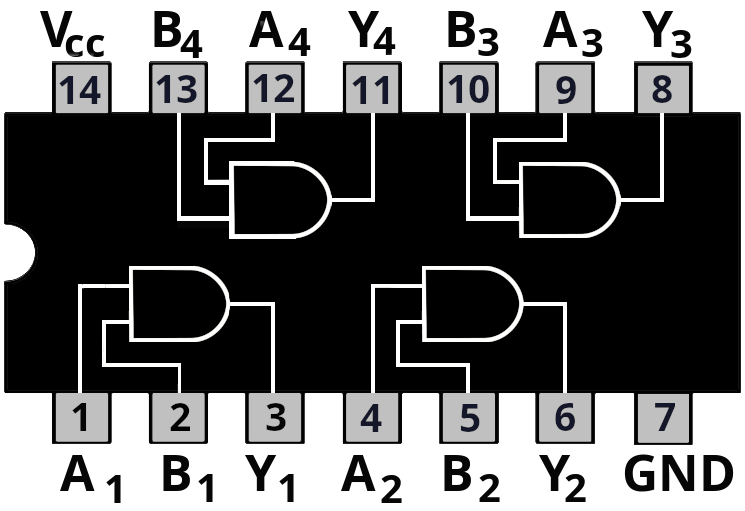
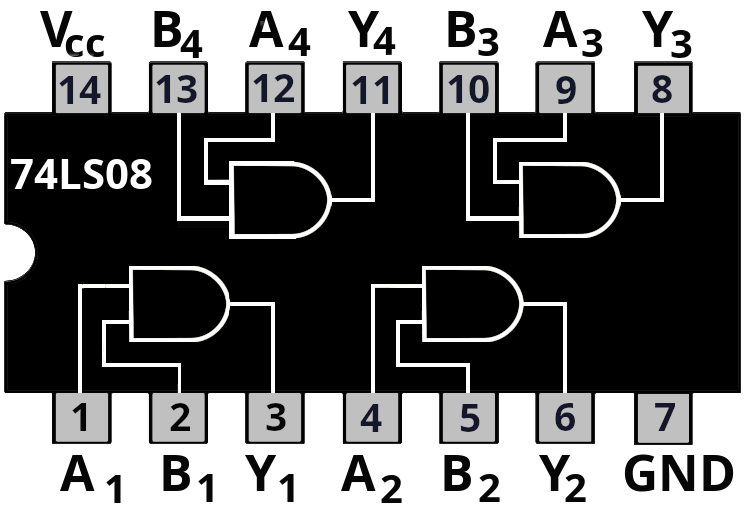
The second 745px x 511px image is a revision of the first. Changes to its layers:
added layer "74LS08" above "74LS00-black.png" over [11, 159, 152, 189]
